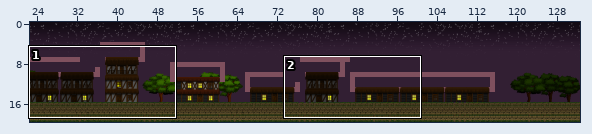
Level history. Tiled map: Game/maps/Map3.tmx. The picture above shows the old version from afar; the outline marks the close-up.
Close-up. Before the commit:
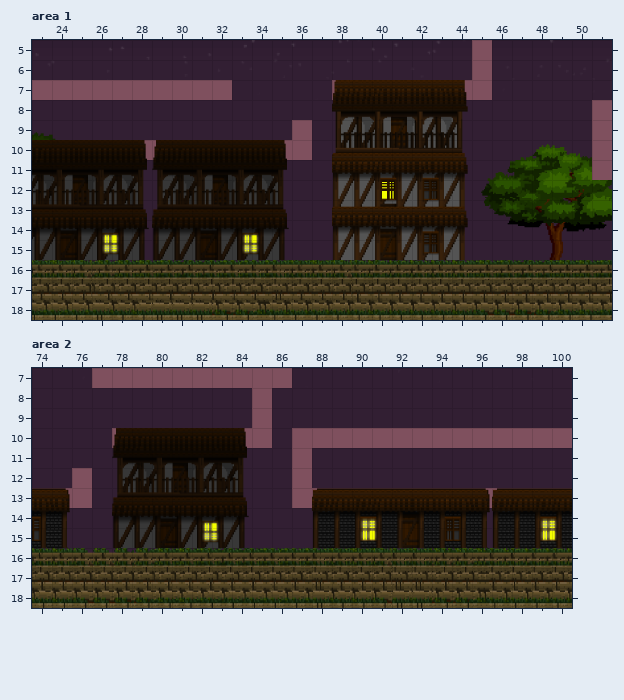
Cells are 64x64 px. Shown: area 1 x 23..51, y 5..18; area 2 x 74..100, y 7..18. The commit also changed other parts of the map, which this record leaves out.
After the commit:
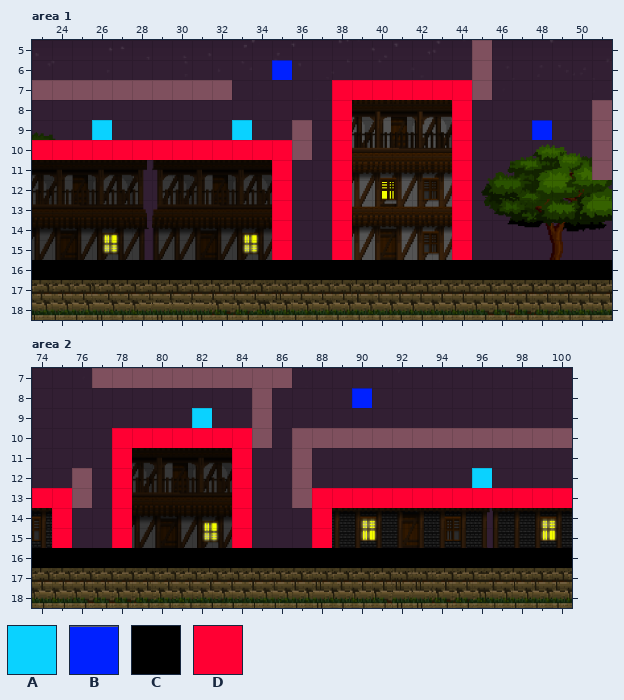
Key: from "Sprites2": A 1039, B 1084, C 1086, D 1131.
_ is an empty cell.
Tiles of an added or newly shown layer are drawn over the layers below it.
Diff:
Changed rows in their new state; . is an unchanged cell.
Layer "Logic" (now shown), area 1:
first column x 23:
 6 ............B................
 7 ...............DDDDDDD.......
 8 ...............D.....D.......
 9 ...A......A....D.....D...B...
10 DDDDDDDDDDDDD..D.....D.......
11 ............D..D.....D.......
12 ............D..D.....D.......
13 ............D..D.....D.......
14 ............D..D.....D.......
15 ............D..D.....D.......
16 CCCCCCCCCCCCCCCCCCCCCCCCCCCCC
Layer "Logic" (now shown), area 2:
first column x 74:
 8 ................B..........
 9 ........A..................
10 ....DDDDDDD................
11 ....D.....D................
12 ....D.....D...........A....
13 DD..D.....D...DDDDDDDDDDDDD
14 .D..D.....D...D............
15 .D..D.....D...D............
16 CCCCCCCCCCCCCCCCCCCCCCCCCCC
